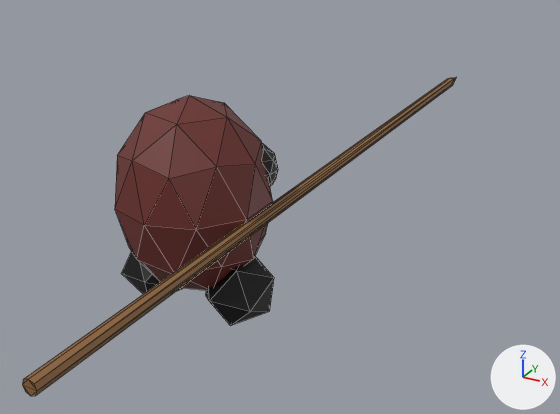
What one commit did to the glTF model public/models/azuki_spear_frames/stab/stab.f0011.glb.
Before and after are seen from a camera (50 mm lens) standing at (5.24, -7.31, 5.18) and looking at (-0.07, 2.35, 0.35). The axes (+X, +Y, +Z) are drawn at lower right. The lights are the same throughout. Mesh edges are drawn as thin lines. Where no turn or scale is listed for an object, it has been applied to the vertices. Vertices at the same position are counted once.

Names of what the first picture shows: 'Body.001'.
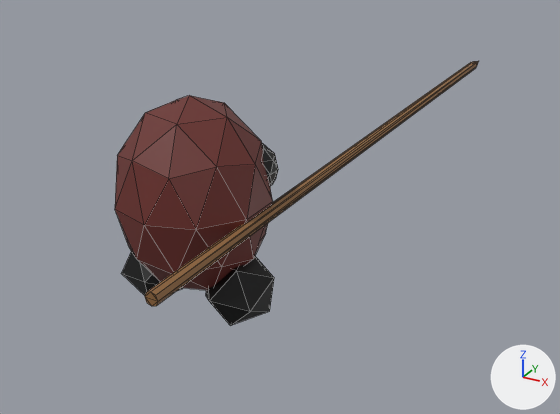
Scene script edits in JSON lines:
```json
{"block": "me_bodysubnode_001", "where": "me_bodysubnode_001.from_pydata(...)  # 174 vertices, 324 faces; spans x -1.08..1.08, y -3.74..7.82, z -0.15..2.7"}
{"block": "me_bodysubnode_001", "where": "# used by ob_body_001; location = (0.0, 0.0, 0.0)"}
{"block": "me_bodysubnode_001", "change": "me_bodysubnode_001 part 1: the loose piece of 24 vertices spanning x 0.87..1.04, y -3.74..7.82, z 1.22..1.39 is moved by (0.0, 1.61, 0.0)"}
```

Boxes (x1, y1, x2, y2) around the edits, measured in the pictures (560 x 414 px; the box of a moved part takes in the faces that stretch with it):
```json
{"object": "Body.001", "change": "reshaped", "before": [22, 77, 457, 396], "after": [115, 61, 479, 326], "on screen": "16% narrower, 17% shorter"}
{"part": 1, "of": "me_bodysubnode_001", "change": "moved or reshaped", "before": [22, 77, 457, 396], "after": [145, 61, 479, 306]}
```
